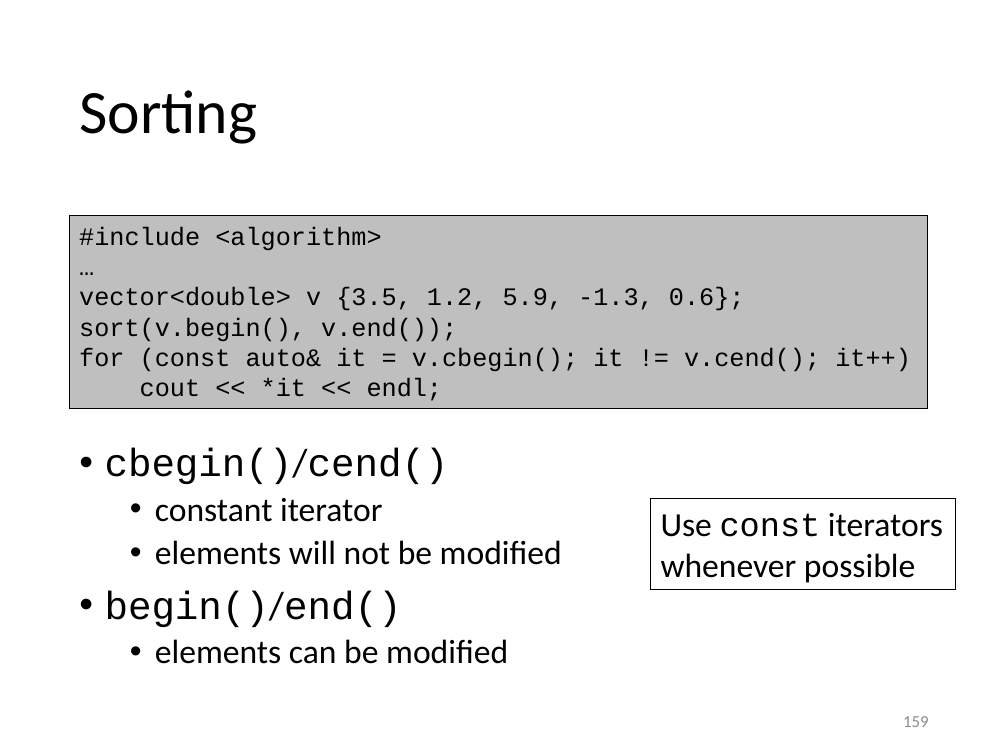
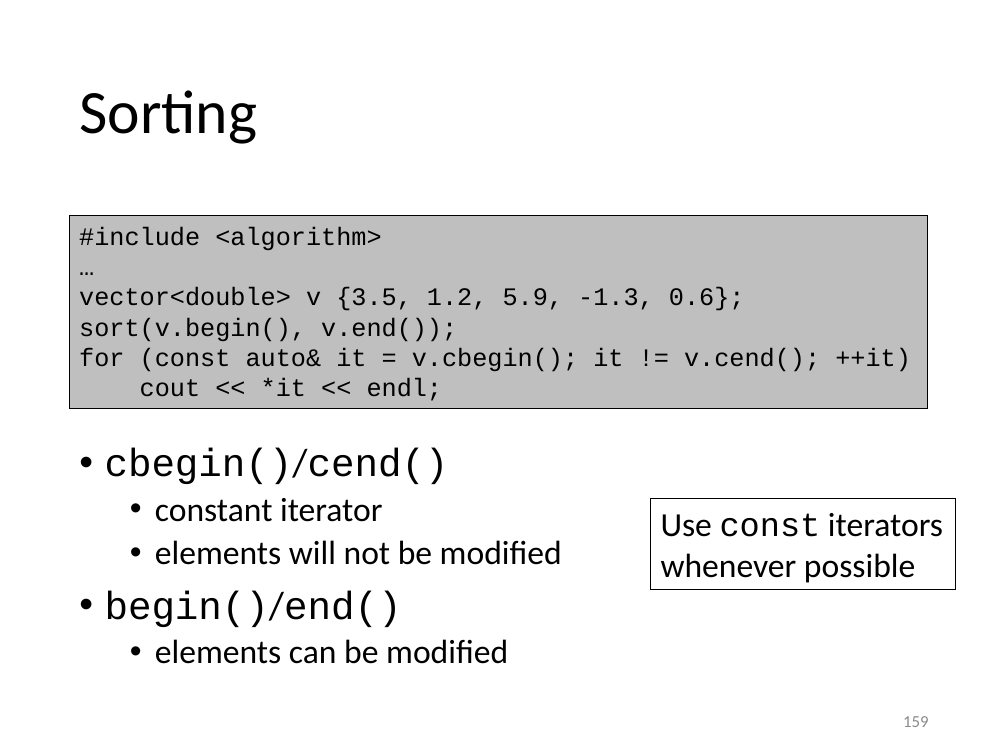
Before and after one commit to gjbex/training-material, a slide deck: slide 159 of CPlusPlus/scientific_cpp.pptx. Drawn at 1008x756 pixels with LibreOffice and Linux fonts; fonts in the diff are those of the drawing. Boxes give left, top, right and bottom in pixels: in the first picture for what was removed or moved away, otherwise in the second. Text is boxed around its words. In the diff, an @@ line names an element or a change of style, - is before the commit and + after.

```diff
--- a/CPlusPlus/scientific_cpp.pptx
+++ b/CPlusPlus/scientific_cpp.pptx
@@ text in rectangle at (79,347,911,372): text changed @@
-for (const auto& it = v.cbegin(); it != v.cend(); it++)
+for (const auto& it = v.cbegin(); it != v.cend(); ++it)
```
Also in this commit, not shown: 17 other slides changed.
